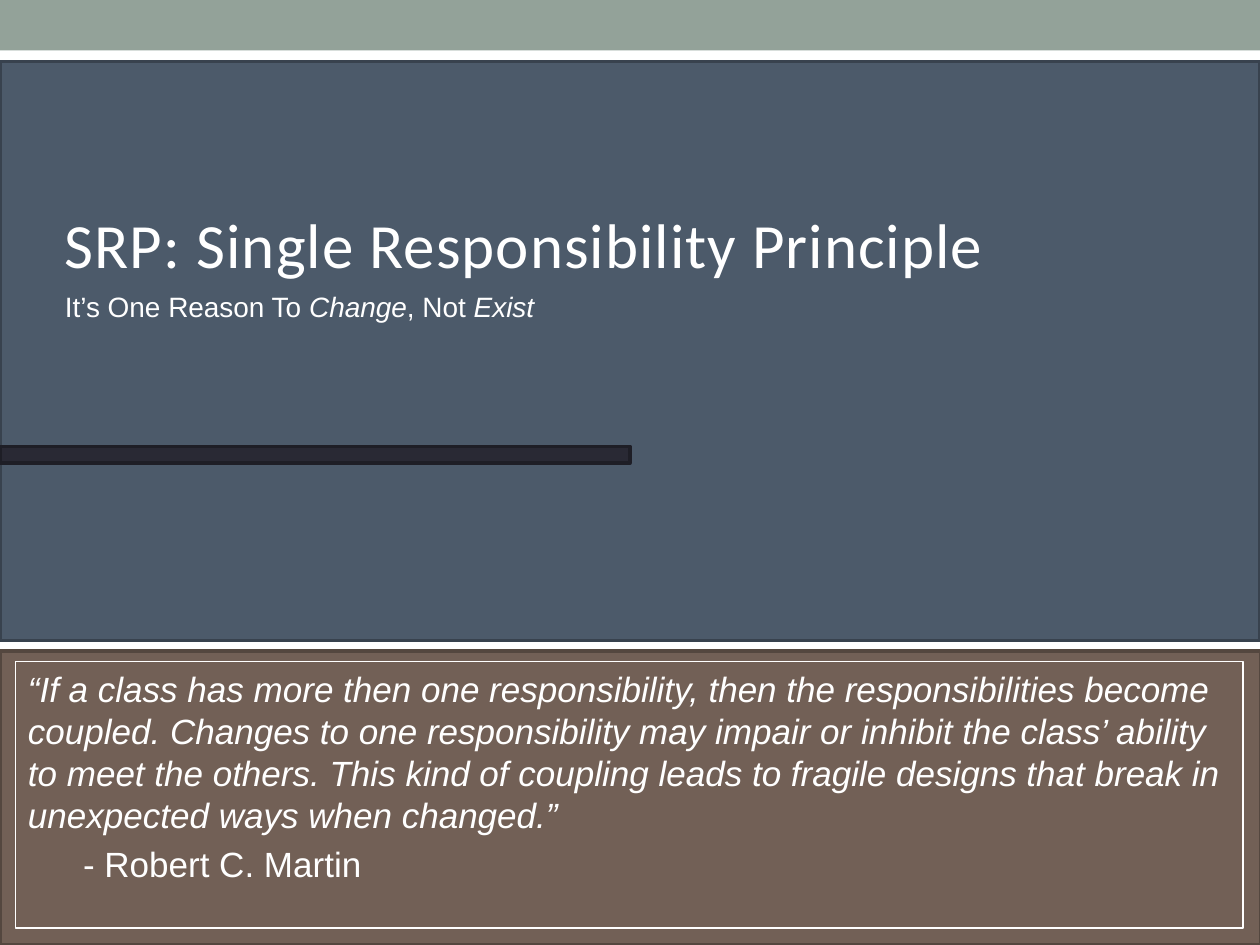
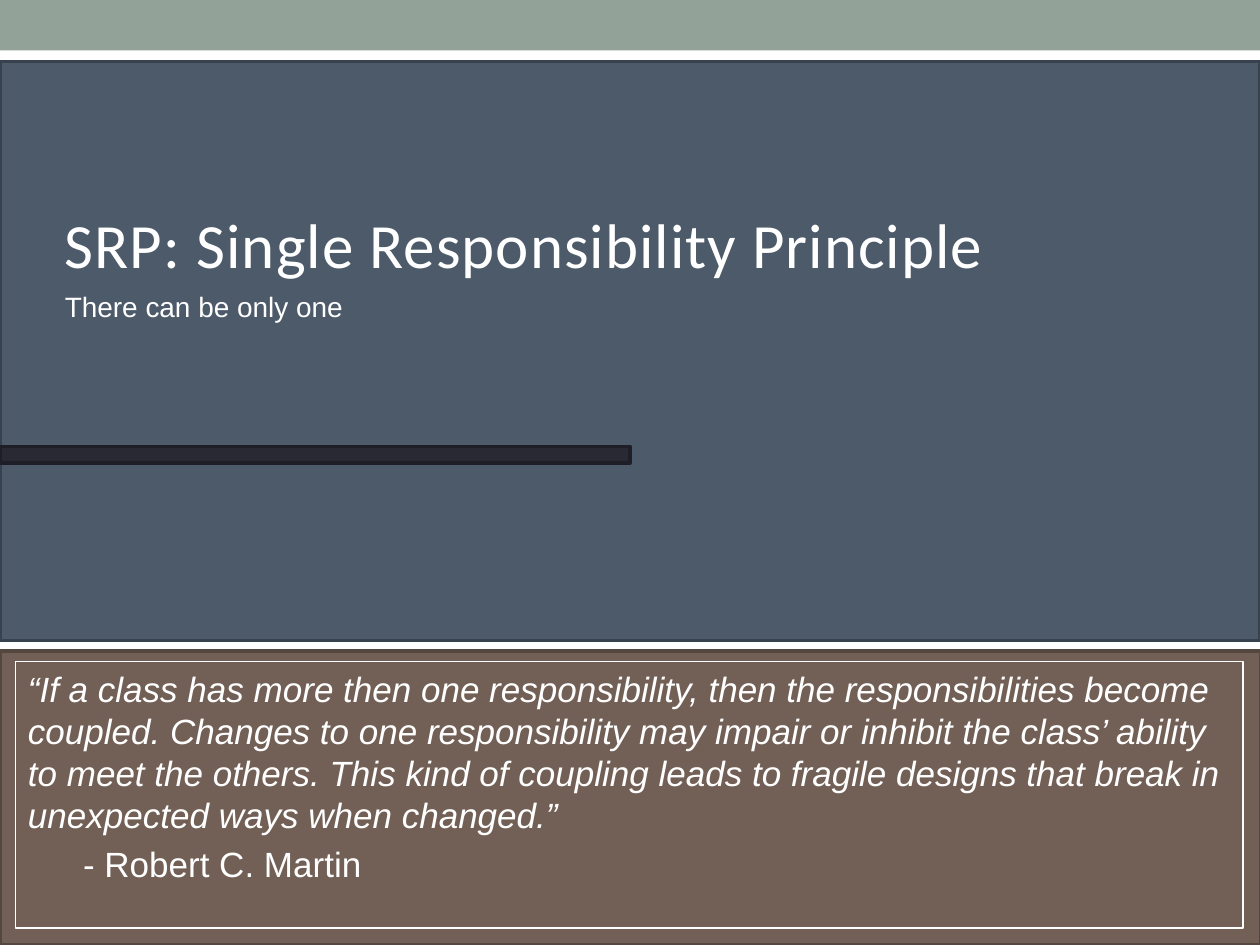
Before and after one commit to mxriverlynn/presentations-and-training, a slide deck: slide 8 of SOLID Principles - Step By Step Code/SOLID Principles Presentation.pptx. Drawn at 1260x945 pixels with LibreOffice and Linux fonts; fonts in the diff are those of the drawing. Boxes give left, top, right and bottom in pixels: in the first picture for what was removed or moved away, otherwise in the second. Text is boxed around its words. In the diff, an @@ line names an element or a change of style, - is before the commit and + after.

```diff
--- a/SOLID Principles - Step By Step Code/SOLID Principles Presentation.pptx
+++ b/SOLID Principles - Step By Step Code/SOLID Principles Presentation.pptx
@@ text at [65, 296, 343, 322]: text changed @@
-It’s One Reason To Change, Not Exist
+There can be only one
```
Also in this commit, not shown: 3 other slides changed, 1 slide removed.
